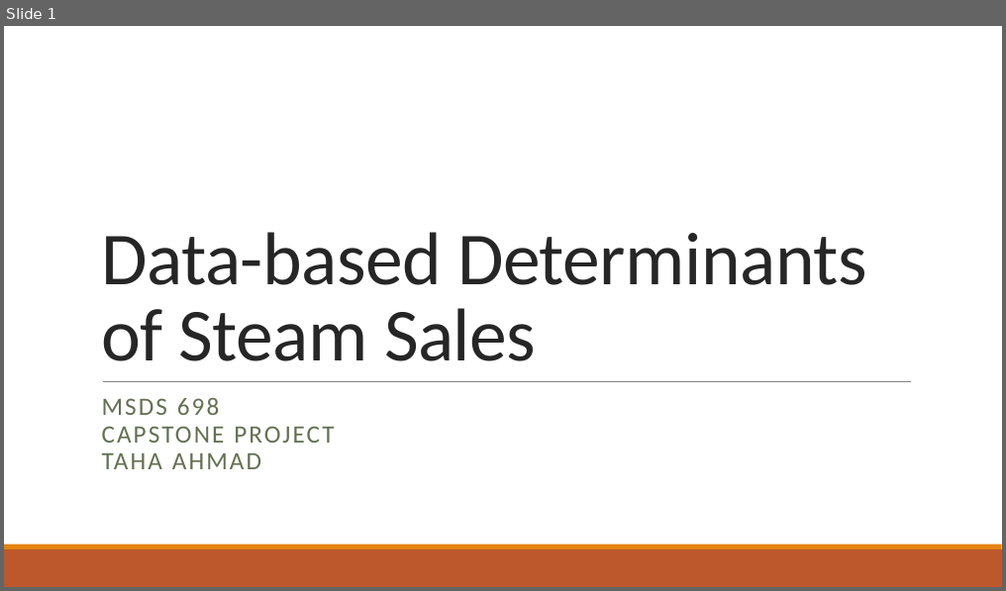
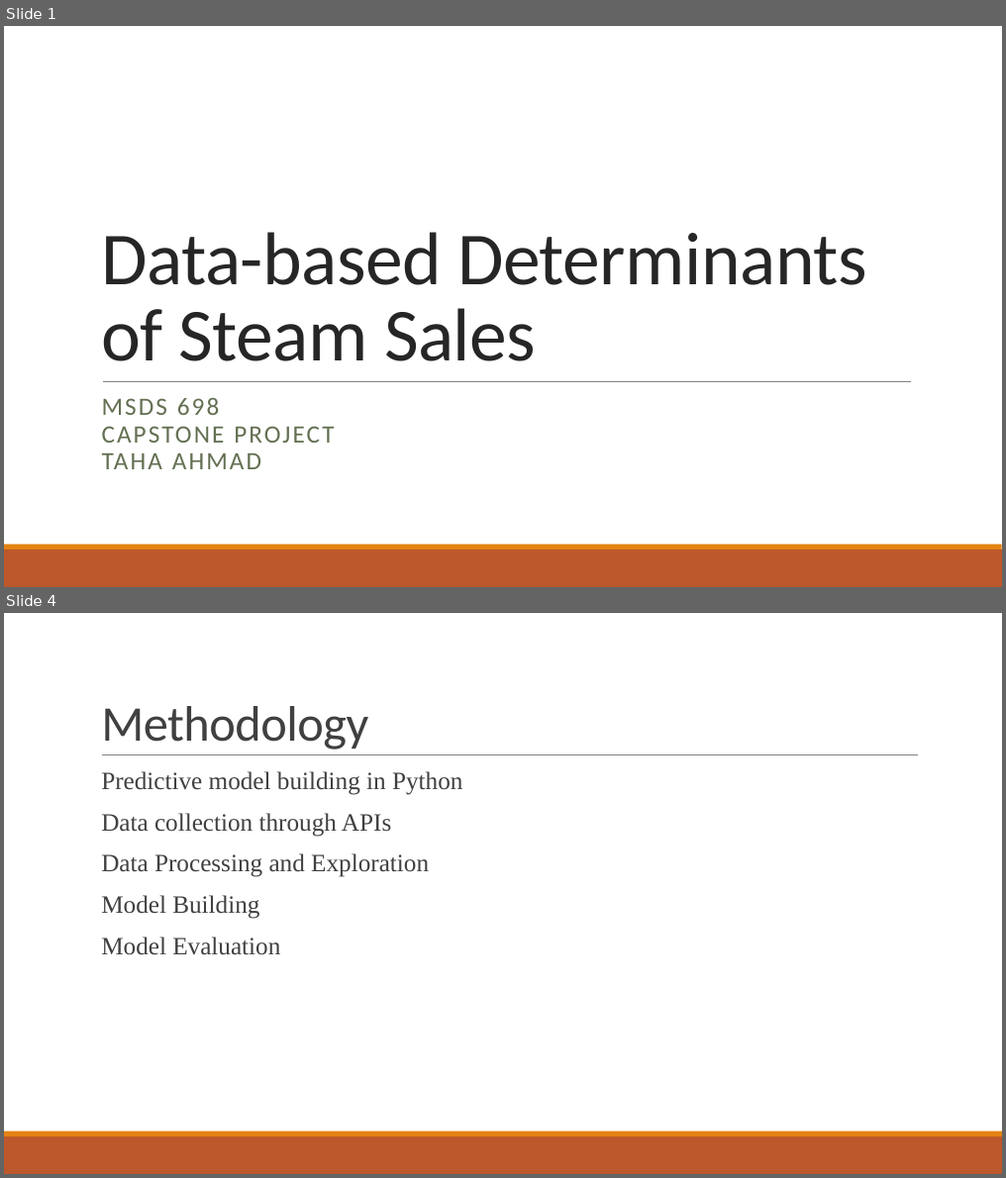
Before and after one commit to abnormalPotassium/SteamSalesModeling, a slide deck: Ahmad_698Capstone_SteamSales.pptx. Shown one above the other, each under a label of ours: slide 1 before the commit, slides 1 and 4 after it; the slides between them are not shown. The pictures are 1006x591 and 1006x1178 pixels, drawn with LibreOffice and Linux fonts; fonts in the diff are those of the drawing. Boxes give left, top, right and bottom in pixels: in the first picture for what was removed or moved away, otherwise in the second. Text is boxed around its words. In the diff, an @@ line names an element or a change of style, - is before the commit and + after.

```diff
--- a/Ahmad_698Capstone_SteamSales.pptx
+++ b/Ahmad_698Capstone_SteamSales.pptx
@@ slide 4 added at (4,613,1002,1174), background #FFFFFF; not listed: 2 template elements that a slide beside it also shows @@
@@ title added at (101,706,368,750), 48 pt, text #404040 @@
+Methodology
@@ line added from (102, 756) to (918, 756), #808080 0.5 pt @@
@@ text added at (101,771,462,956), 24 pt, text #404040 @@
+  Predictive model building in Python
+  Data collection through APIs
+  Data Processing and Exploration
+  Model Building
+  Model Evaluation
```
Also in this commit, not shown: 16 other slides added, 2 other files.
